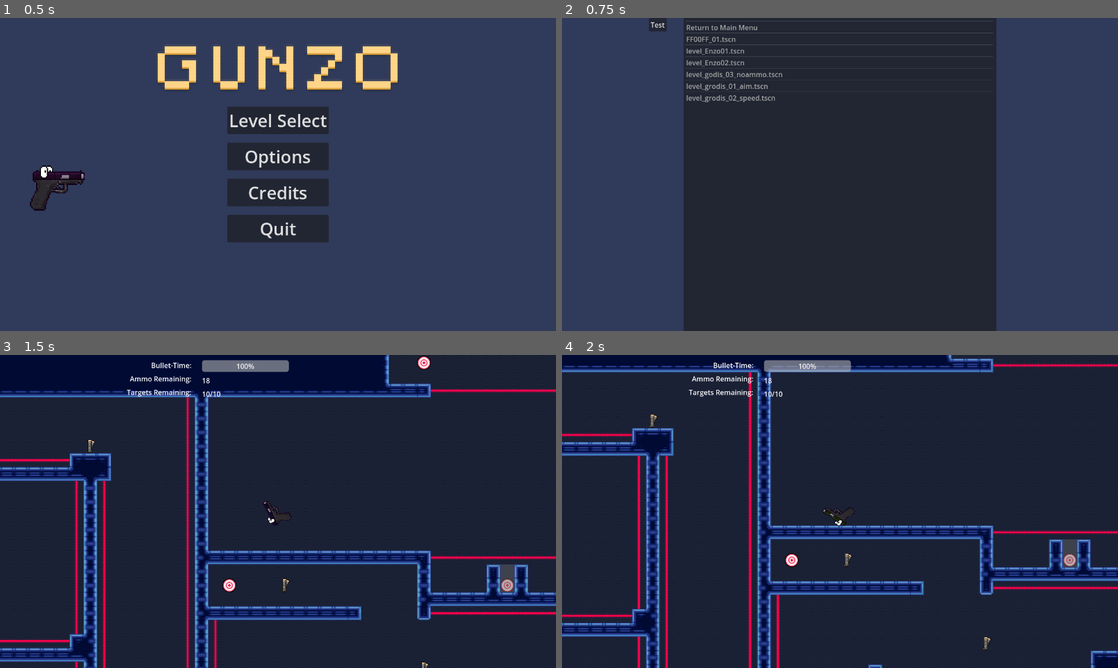
Above: before the commit, frames 1-4 (two rows, left to right).
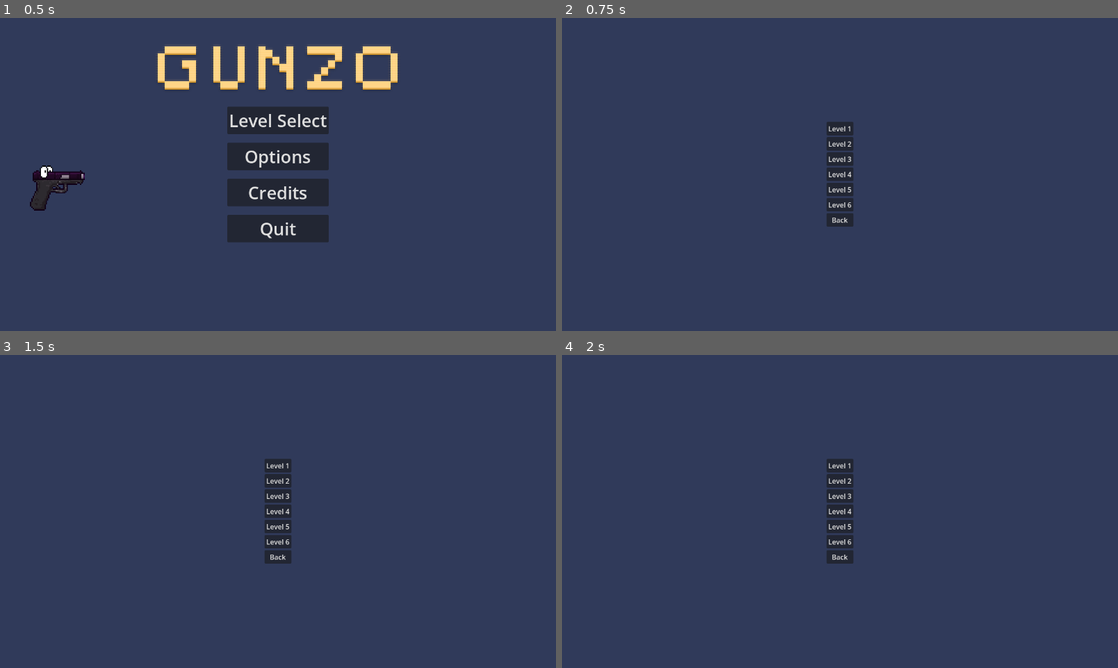
Above: after the commit, the same moments.

Repository: GamesFromANobody/JumpGun
Game: Godot game, scene res://Scenes/UI/main_menu.tscn
The game is run twice, just before and just after one commit, with the same random seed, the same clock (stepped at 60 frames per second) and the same inputs. Sound files missing from this copy of the repository are replaced by a short silence.
Inputs (mouse positions are in pixels of both pictures, inside the frame that each line leads up to):
- Up to frame 1 (0.5 s): no input
- Up to frame 2 (0.75 s): click "Level Select" at 0.5 s
- Up to frame 3 (1.5 s): click (94, 361) at 1.25 s, where only the run before the commit has a clickable "Test"
- Up to frame 4 (2 s): no input

Frame 1 is identical in both runs. In frame 2, 54% of the frame differs, in the area x 15-79%, y 0-100%; in frame 3, 99%, in the area x 0-100%, y 0-100%; in frame 4, 98%.

Commit message:
Level Select screen and various HTML5 export changes
Level Select screen now is a series of buttons that link directly to each level, rather than the item list from before.

Various fixes for HTML5 export especially regarding music looping and aspect ratio have been made

Diff:
--- a/jumpgun/Scenes/Autoloads/MusicController.tscn
+++ b/jumpgun/Scenes/Autoloads/MusicController.tscn
@@ -13,6 +13,7 @@
 volume_db = -18.0
 autoplay = true
 bus = &"Music"
+playback_type = 1
 script = ExtResource("1_i7po4")
 
 [node name="PauseBeat" type="AudioStreamPlayer" parent="."]
@@ -20,27 +21,32 @@
 volume_db = -21.0
 autoplay = true
 bus = &"Paused"
+playback_type = 1
 
 [node name="PauseBeatLoss" type="AudioStreamPlayer" parent="."]
 stream = ExtResource("4_23va5")
 volume_db = -18.0
 autoplay = true
 bus = &"PausedLoss"
+playback_type = 1
 
 [node name="PauseLoss" type="AudioStreamPlayer" parent="."]
 stream = ExtResource("5_mxyq3")
 volume_db = -18.0
 autoplay = true
 bus = &"PausedLoss"
+playback_type = 1
 
 [node name="PauseBeatWin" type="AudioStreamPlayer" parent="."]
 stream = ExtResource("6_j1bt3")
 volume_db = -18.0
 autoplay = true
 bus = &"PausedWin"
+playback_type = 1
 
 [node name="PauseWin" type="AudioStreamPlayer" parent="."]
 stream = ExtResource("7_g4wbb")
 volume_db = -18.0
 autoplay = true
 bus = &"PausedWin"
+playback_type = 1
--- a/jumpgun/Scenes/UI/level_select.tscn
+++ b/jumpgun/Scenes/UI/level_select.tscn
@@ -20,7 +20,6 @@
 offset_bottom = 40.0
 
 [node name="LevelSelect" type="HBoxContainer" parent="AspectRatioContainer"]
-visible = false
 layout_mode = 2
 alignment = 1
 
@@ -28,19 +27,36 @@
 layout_mode = 2
 alignment = 1
 
-[node name="Testing" type="Button" parent="AspectRatioContainer/LevelSelect/VBoxContainer"]
+[node name="Lvl01" type="Button" parent="AspectRatioContainer/LevelSelect/VBoxContainer"]
 layout_mode = 2
-text = "Testing"
+text = "Level 1"
 
-[node name="Testing2" type="Button" parent="AspectRatioContainer/LevelSelect/VBoxContainer"]
+[node name="Lvl02" type="Button" parent="AspectRatioContainer/LevelSelect/VBoxContainer"]
 layout_mode = 2
-text = "Testing 2"
+text = "Level 2"
+
+[node name="Lvl03" type="Button" parent="AspectRatioContainer/LevelSelect/VBoxContainer"]
+layout_mode = 2
+text = "Level 3"
+
+[node name="Lvl04" type="Button" parent="AspectRatioContainer/LevelSelect/VBoxContainer"]
+layout_mode = 2
+text = "Level 4"
+
+[node name="Lvl05" type="Button" parent="AspectRatioContainer/LevelSelect/VBoxContainer"]
+layout_mode = 2
+text = "Level 5"
+
+[node name="Lvl06" type="Button" parent="AspectRatioContainer/LevelSelect/VBoxContainer"]
+layout_mode = 2
+text = "Level 6"
 
 [node name="Back" type="Button" parent="AspectRatioContainer/LevelSelect/VBoxContainer"]
 layout_mode = 2
 text = "Back"
 
 [node name="ItemList" type="ItemList" parent="AspectRatioContainer"]
+visible = false
 layout_mode = 2
 item_count = 1
 
@@ -70,20 +86,15 @@
 layout_mode = 2
 text = "Back"
 
-[node name="Test" type="Button" parent="."]
-layout_mode = 2
-offset_left = 200.0
-offset_right = 241.0
-offset_bottom = 31.0
-text = "Test
-"
-
-[connection signal="pressed" from="AspectRatioContainer/LevelSelect/VBoxContainer/Testing" to="." method="_on_testing_pressed"]
-[connection signal="pressed" from="AspectRatioContainer/LevelSelect/VBoxContainer/Testing2" to="." method="_on_testing_2_pressed"]
+[connection signal="pressed" from="AspectRatioContainer/LevelSelect/VBoxContainer/Lvl01" to="." method="_on_lvl_01_pressed"]
+[connection signal="pressed" from="AspectRatioContainer/LevelSelect/VBoxContainer/Lvl02" to="." method="_on_lvl_02_pressed"]
+[connection signal="pressed" from="AspectRatioContainer/LevelSelect/VBoxContainer/Lvl03" to="." method="_on_lvl_03_pressed"]
+[connection signal="pressed" from="AspectRatioContainer/LevelSelect/VBoxContainer/Lvl04" to="." method="_on_lvl_04_pressed"]
+[connection signal="pressed" from="AspectRatioContainer/LevelSelect/VBoxContainer/Lvl05" to="." method="_on_lvl_05_pressed"]
+[connection signal="pressed" from="AspectRatioContainer/LevelSelect/VBoxContainer/Lvl06" to="." method="_on_lvl_06_pressed"]
 [connection signal="pressed" from="AspectRatioContainer/LevelSelect/VBoxContainer/Back" to="." method="_on_back_pressed"]
 [connection signal="item_clicked" from="AspectRatioContainer/ItemList" to="." method="_on_item_list_item_clicked"]
 [connection signal="pressed" from="AspectRatioContainer/GunSelect/VBoxContainer/DefaultWeapon" to="." method="_on_default_weapon_pressed"]
 [connection signal="pressed" from="AspectRatioContainer/GunSelect/VBoxContainer/Pistol" to="." method="_on_pistol_pressed"]
 [connection signal="pressed" from="AspectRatioContainer/GunSelect/VBoxContainer/Shotgun" to="." method="_on_shotgun_pressed"]
 [connection signal="pressed" from="AspectRatioContainer/GunSelect/VBoxContainer/Back" to="." method="_on_weapon_back_pressed"]
-[connection signal="pressed" from="Test" to="." method="_on_test_pressed"]
--- a/jumpgun/Scripts/UI/level_select.gd
+++ b/jumpgun/Scripts/UI/level_select.gd
@@ -11,7 +11,8 @@
 # Called when the node enters the scene tree for the first time.
 func _ready() -> void:
 	$AspectRatioContainer/GunSelect.hide()
-	$AspectRatioContainer/ItemList.show()
+	#$AspectRatioContainer/ItemList.show()
+	$AspectRatioContainer/LevelSelect.show()
 	$AspectRatioContainer/ItemList.add_item("Return to Main Menu")
 	for file in DirAccess.open("res://Scenes/Levels/").get_files():
 		print(file)
@@ -38,6 +39,8 @@
 		get_tree().change_scene_to_file("res://Scenes/UI/main_menu.tscn")
 	else:
 		fileToLoad = "res://Scenes/Levels/" + levelList[index - 2]
+		#if fileToLoad.ends_with(".remap"):
+		#	fileToLoad.trim_suffix(".remap")
 		print(fileToLoad)
 		$AspectRatioContainer/ItemList.hide()
 		$AspectRatioContainer/GunSelect.show()
@@ -56,9 +59,30 @@
 	MusicController.levelLoad()
 
 func _on_weapon_back_pressed() -> void:
-	$AspectRatioContainer/ItemList.show()
+	#$AspectRatioContainer/ItemList.show()
+	$AspectRatioContainer/LevelSelect.show()
 	$AspectRatioContainer/GunSelect.hide()
 
 
-func _on_test_pressed() -> void:
+func _on_lvl_01_pressed() -> void:
+	get_tree().change_scene_to_file("res://Scenes/Levels/level_Enzo02.tscn")
+
+
+func _on_lvl_02_pressed() -> void:
+	get_tree().change_scene_to_file("res://Scenes/Levels/FF00FF_01.tscn")
+
+
+func _on_lvl_03_pressed() -> void:
+	get_tree().change_scene_to_file("res://Scenes/Levels/level_Enzo01.tscn")
+
+
+func _on_lvl_04_pressed() -> void:
+	get_tree().change_scene_to_file("res://Scenes/Levels/level_godis_03_noammo.tscn")
+
+
+func _on_lvl_05_pressed() -> void:
 	get_tree().change_scene_to_file("res://Scenes/Levels/level_grodis_01_aim.tscn")
+
+
+func _on_lvl_06_pressed() -> void:
+	get_tree().change_scene_to_file("res://Scenes/Levels/level_grodis_02_speed.tscn")
--- a/jumpgun/project.godot
+++ b/jumpgun/project.godot
@@ -27,7 +27,6 @@
 window/size/viewport_width=1280
 window/size/viewport_height=720
 window/stretch/mode="viewport"
-window/stretch/aspect="ignore"
 
 [input]
 
Not shown, changed: jumpgun/Import/Audio/Music/Maja Salamon - Cute Gun In-Game Music 1 WIP 7 (LOOP).wav.import
Not shown, changed: jumpgun/Import/Audio/Music/Maja Salamon - Layer 1 - Win - Loss - Level Select (LOOP).wav.import
Not shown, changed: jumpgun/Import/Audio/Music/Maja Salamon - Layer 2 Loss (LOOP).wav.import
Not shown, changed: jumpgun/Import/Audio/Music/Maja Salamon - Layer 2 Win (LOOP).wav.import
Not shown, changed: jumpgun/export_presets.cfg
